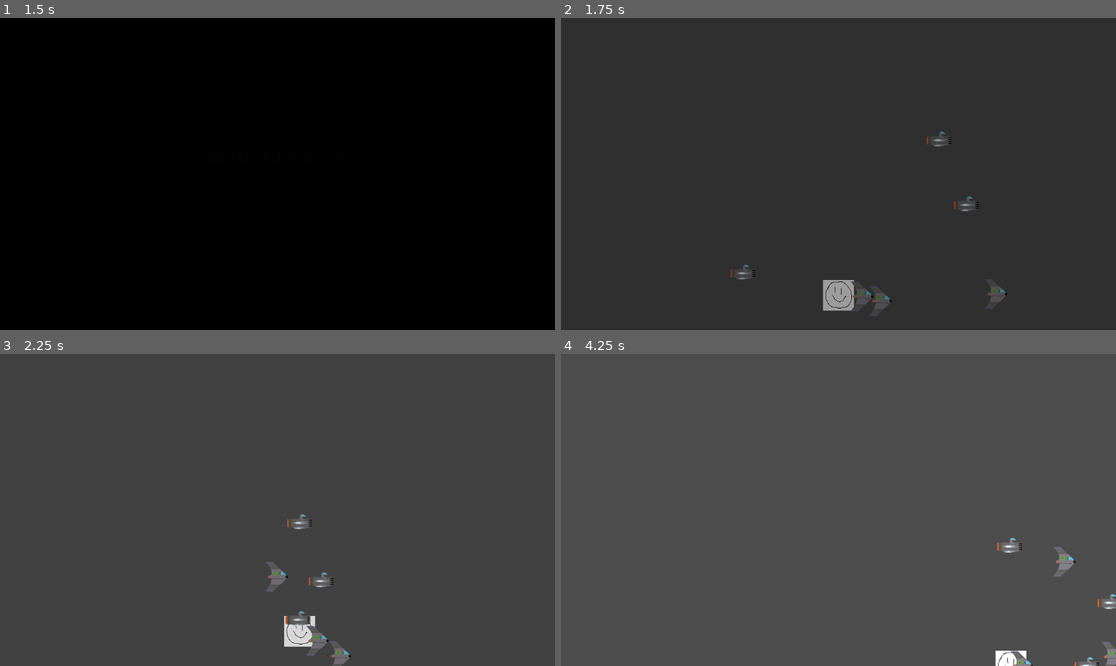
Above: before the commit, frames 1-4 (two rows, left to right).
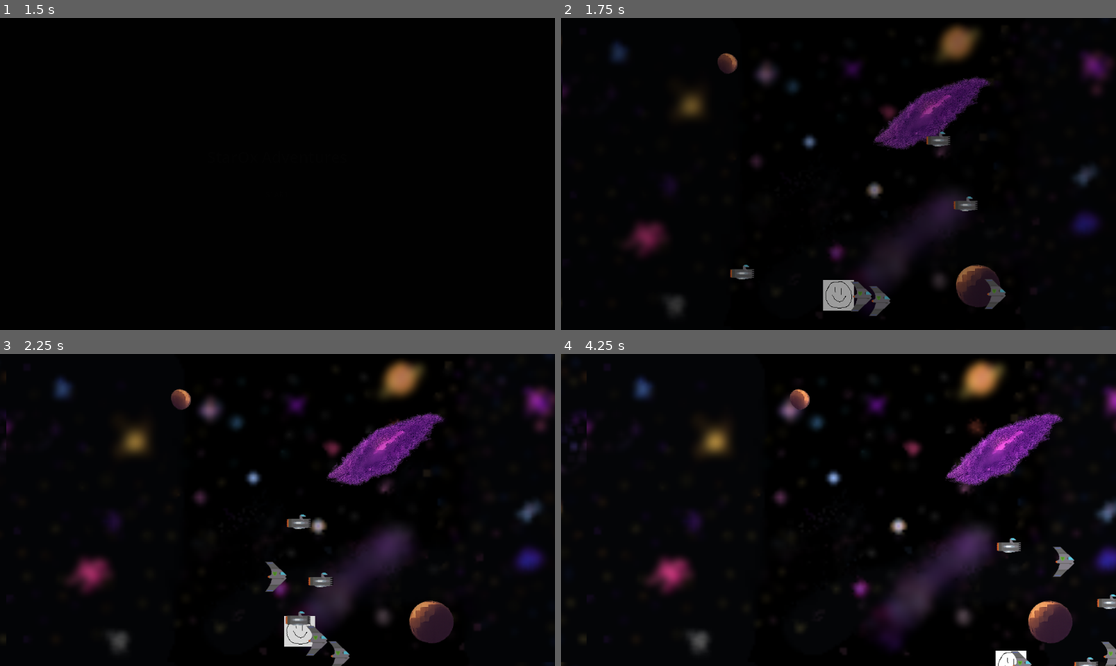
Above: after the commit, the same moments.

Repository: tfmertz/gamedevtv-jam-2026
Game: Godot game, scene res://scene/main.tscn
The game is run twice, just before and just after one commit, with the same random seed, the same clock (stepped at 60 frames per second) and the same inputs.
Inputs:
- Up to frame 1 (1.5 s): click "START" at 0.5 s; click "START" at 1.25 s
- Up to frame 2 (1.75 s): no input
- Up to frame 3 (2.25 s): tap Enter at 2 s; hold D (move_right) from 2.03 s (still down); tap F (cycle_formation) at 2.1 s
- Up to frame 4 (4.25 s): release D (move_right) at 2.78 s; hold S (move_down) 2.78-3.53 s; tap R (cycle_spacing) at 2.85 s; hold D (move_right) from 3.53 s (still down); tap 3 at 3.6 s

Frame 1 is identical in both runs. In frame 2, 97% of the frame differs, in the area x 0-100%, y 0-100%; in frame 3, 98%; in frame 4, 99%.

Commit message:
add in new parallaxing background

Diff:
--- /dev/null
+++ b/main.tscn
@@ -0,0 +1,3 @@
+[gd_scene format=3 uid="uid://bns2la7pxjta7"]
+
+[node name="main" type="Node2D" unique_id=1530410285]
--- a/scene/level.tscn
+++ b/scene/level.tscn
@@ -1,10 +1,48 @@
-[gd_scene format=3 uid="uid://cmls3wnxui0ji"]
+[gd_scene load_steps=5 format=3 uid="uid://cmls3wnxui0ji"]
 
 [ext_resource type="Script" uid="uid://7y88cwr0eudt" path="res://src/level.gd" id="1_u52ul"]
+[ext_resource type="Texture2D" uid="uid://b78v62tuvike" path="res://assets/art/space1.png" id="2_space1"]
+[ext_resource type="Texture2D" path="res://assets/art/planet_a.png" id="3_planet_a"]
+[ext_resource type="Texture2D" path="res://assets/art/planet_b.png" id="4_planet_b"]
 
 [node name="Level" type="Node2D" unique_id=1430583570]
 script = ExtResource("1_u52ul")
 
-[node name="MainBackground" type="Parallax2D" parent="." unique_id=109343717]
+[node name="SpaceLayer" type="Parallax2D" parent="."]
+z_index = -100
+scale = Vector2(5, 5)
+scroll_scale = Vector2(0, 0)
+autoscroll = Vector2(20, 0)
+repeat_size = Vector2(256, 128)
+repeat_times = 8
 
-[node name="Sprite2D" type="Sprite2D" parent="MainBackground" unique_id=2074523114]
+[node name="Sprite2D" type="Sprite2D" parent="SpaceLayer"]
+texture = ExtResource("2_space1")
+centered = false
+
+[node name="PlanetLayer" type="Parallax2D" parent="."]
+z_index = -50
+scroll_scale = Vector2(0, 0)
+autoscroll = Vector2(60, 0)
+repeat_size = Vector2(4608, 1500)
+repeat_times = 4
+
+[node name="PlanetA" type="Sprite2D" parent="PlanetLayer"]
+position = Vector2(576, 324)
+scale = Vector2(0.75, 0.75)
+texture = ExtResource("3_planet_a")
+
+[node name="PlanetB" type="Sprite2D" parent="PlanetLayer"]
+position = Vector2(1728, 324)
+scale = Vector2(0.75, 0.75)
+texture = ExtResource("4_planet_b")
+
+[node name="PlanetA2" type="Sprite2D" parent="PlanetLayer"]
+position = Vector2(2880, 324)
+scale = Vector2(0.75, 0.75)
+texture = ExtResource("3_planet_a")
+
+[node name="PlanetB2" type="Sprite2D" parent="PlanetLayer"]
+position = Vector2(4032, 324)
+scale = Vector2(0.75, 0.75)
+texture = ExtResource("4_planet_b")
--- a/src/level.gd
+++ b/src/level.gd
@@ -12,9 +12,8 @@
 
 
 func init_level() -> void:
-	for node in self.get_children():
-		self.remove_child(node)
-		node.queue_free()
+	if player_fleet:
+		player_fleet.queue_free()
 	player_fleet = group_scene.instantiate()
 	add_child(player_fleet)
 	player_fleet.spawn_mothership()
Binary file added: assets/art/planet_a.png
Not shown, added: assets/art/planet_a.png.import
Binary file added: assets/art/planet_b.png
Not shown, added: assets/art/planet_b.png.import
Binary file added: assets/art/space1.png
Not shown, added: assets/art/space1.png.import
Binary file added: assets/art/space_layer.png
Not shown, added: assets/art/space_layer.png.import
